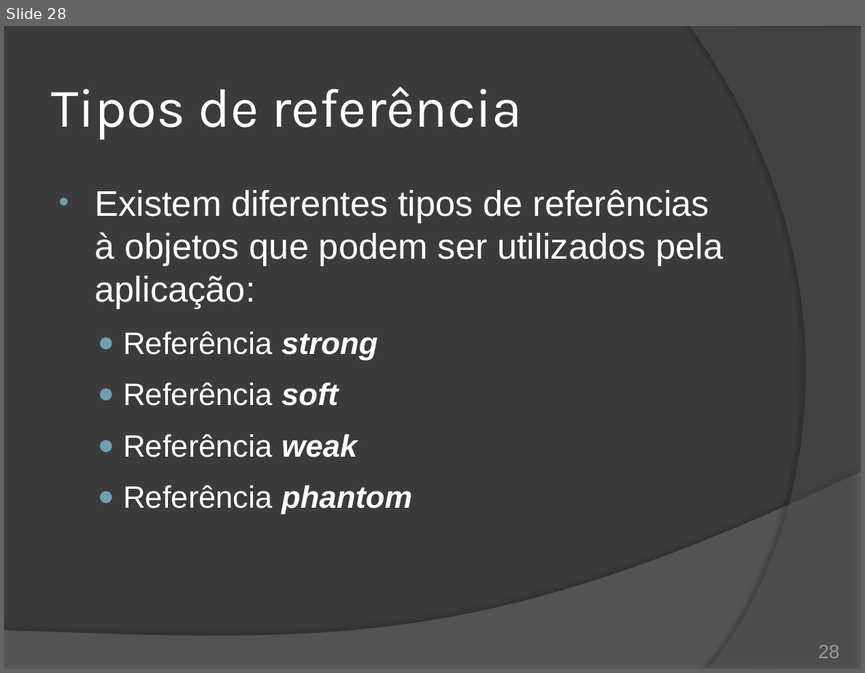
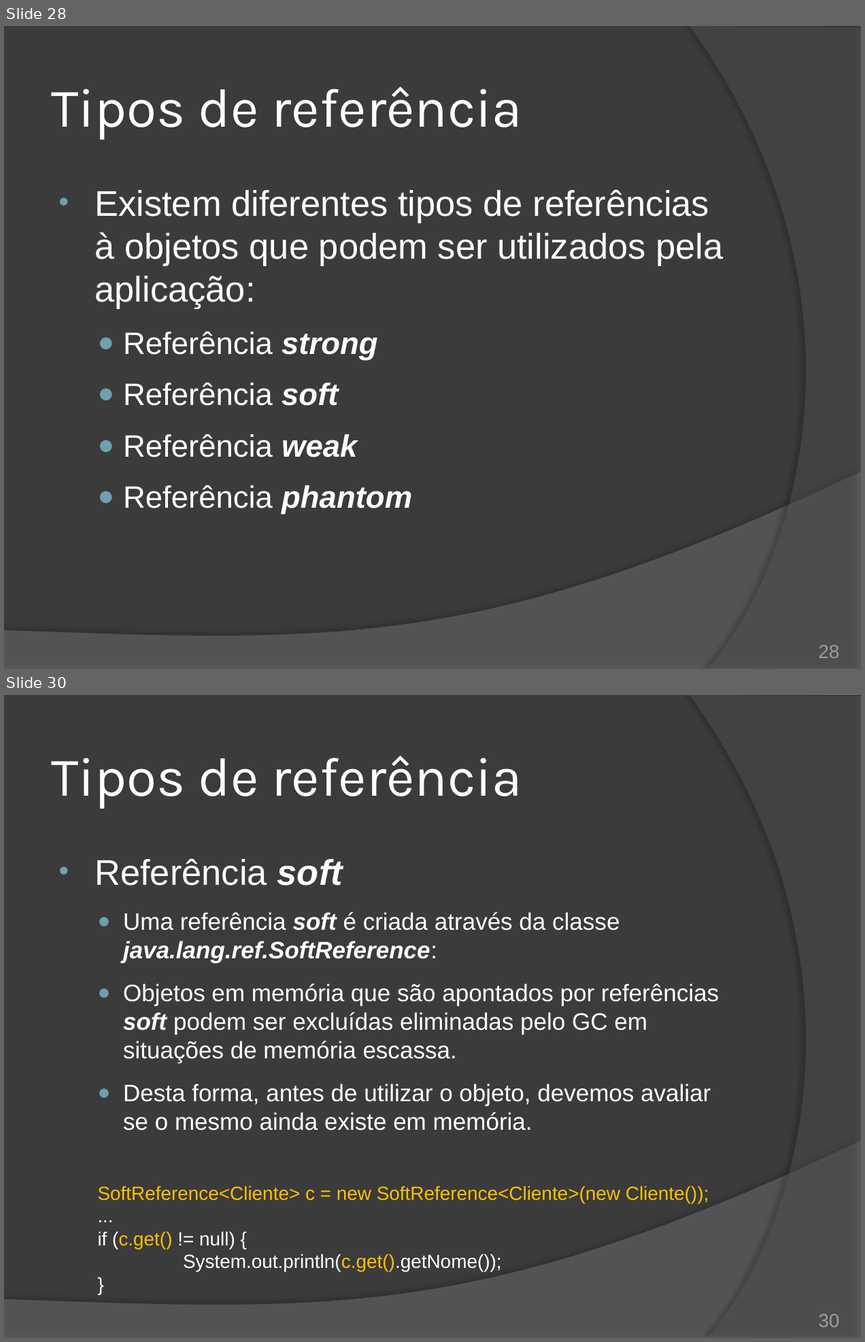
Before and after one commit to duchesqui/slzvieira-training, a slide deck: 2-Java-Programmer-Modulo-II/11.Capitulo05.pptx. Shown one above the other, each under a label of ours: slide 28 before the commit, slides 28 and 30 after it; the slides between them are not shown. The pictures are 865x673 and 865x1342 pixels, drawn with LibreOffice and Linux fonts; fonts in the diff are those of the drawing. Boxes give left, top, right and bottom in pixels: in the first picture for what was removed or moved away, otherwise in the second. Text is boxed around its words. In the diff, an @@ line names an element or a change of style, - is before the commit and + after.

```diff
--- a/2-Java-Programmer-Modulo-II/11.Capitulo05.pptx
+++ b/2-Java-Programmer-Modulo-II/11.Capitulo05.pptx
@@ slide 30 added at bbox=[4, 695, 861, 1338], background #3B3B3B; not listed: 2 template elements that a slide beside it also shows @@
@@ title added at bbox=[51, 756, 522, 809], 46 pt, text #FFFFFF @@
+Tipos de referência
@@ text added at bbox=[94, 858, 719, 1271], 20 pt, text #FFFFFF @@
+• Referência soft
+  ● Uma referência soft é criada através da classe java.lang.ref.SoftReference:
+  ● Objetos em memória que são apontados por referências soft podem ser excluídas eliminadas pelo GC em situações de memória escassa.
+  ● Desta forma, antes de utilizar o objeto, devemos avaliar se o mesmo ainda existe em memória.
+  SoftReference<Cliente> c = new SoftReference<Cliente>(new Cliente());
+  ...
+  if (c.get() != null) {
+  System.out.println(c.get().getNome());
+  }
@@ page number added at bbox=[818, 1314, 839, 1327], 16 pt, text #9D9B9A @@
+30
```
Also in this commit, not shown: 1 slide changed, 3 other slides added, 1 slide removed, 2 other files.
